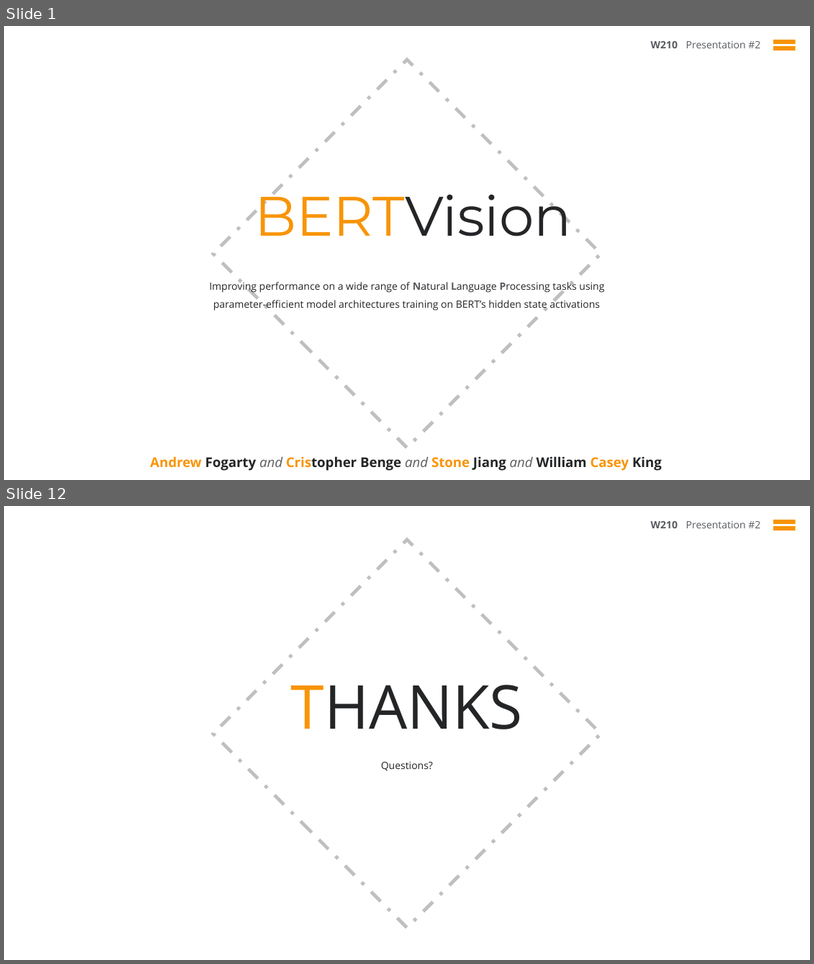
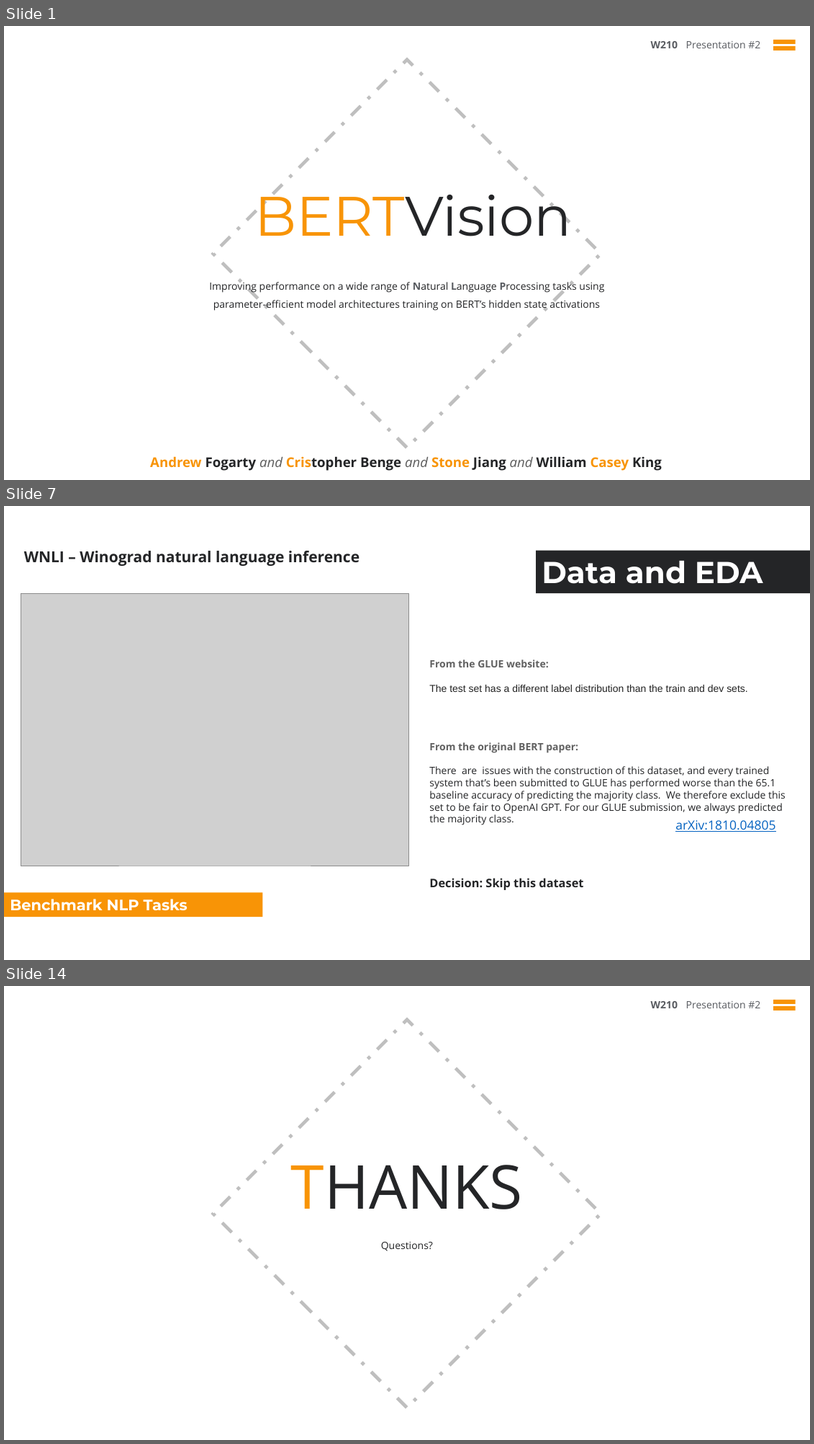
Before and after one commit to cbenge509/BERTVision, a slide deck: presentation/capstone/week_10/capstone__jiang_benge_fogarty_king__week_10.pptx. Shown one above the other, each under a label of ours: slides 1 and 12 before the commit, slides 1, 7 and 14 after it; the slides between them are not shown. The pictures are 814x964 and 814x1444 pixels, drawn with LibreOffice and Linux fonts; fonts in the diff are those of the drawing; grey boxes stand for pictures; background and template pictures are left out. Boxes give left, top, right and bottom in pixels: in the first picture for what was removed or moved away, otherwise in the second. Text is boxed around its words. In the diff, an @@ line names an element or a change of style, - is before the commit and + after.

```diff
--- a/presentation/capstone/week_10/capstone__jiang_benge_fogarty_king__week_10.pptx
+++ b/presentation/capstone/week_10/capstone__jiang_benge_fogarty_king__week_10.pptx
@@ slide 7 added at (4,506,810,960), background #FFFFFF @@
@@ text added at (24,551,360,566), 18 pt, text #242527, bold @@
+WNLI – Winograd natural language inference
@@ rectangle added at (536,550,810,593), fill #242527, 36 pt, text #FFFFFF, bold @@
+Data and EDA
@@ picture added at (21,593,409,865) @@
@@ text added at (430,659,748,692), 12 pt, text #222222 @@
+From the GLUE website:
+The test set has a different label distribution than the train and dev sets.
@@ text added at (430,742,786,825), 12 pt, text #242527 @@
+From the original BERT paper:
+There are issues with the construction of this dataset, and every trained system that’s been submitted to GLUE has performed worse than the 65.1 baseline accuracy of predicting the majority class. We therefore exclude this set to be fair to OpenAI GPT. For our GLUE submission, we always predicted the majority class.
@@ text added at (676,820,776,831), 15 pt, text #0563C1, underline @@
+arXiv:1810.04805
@@ rectangle added at (4,893,263,917), fill #F89406, 18 pt, text #FFFFFF, bold @@
+Benchmark NLP Tasks
@@ text added at (430,878,584,890), 14 pt, text #242527, bold @@
+Decision: Skip this dataset
@@ what was slide 12 is now slide 14 @@
```
Also in this commit, not shown: 2 slides changed, 9 other slides added, 8 slides removed, 2 other files.
